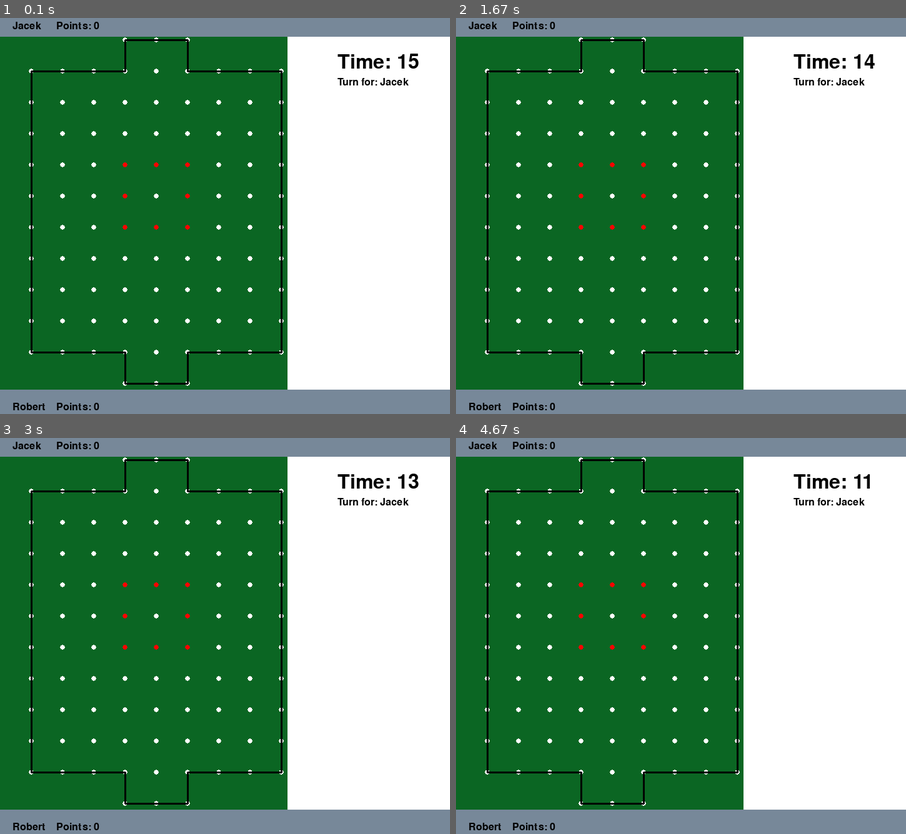
Above: before the commit, frames 1-4 (two rows, left to right).
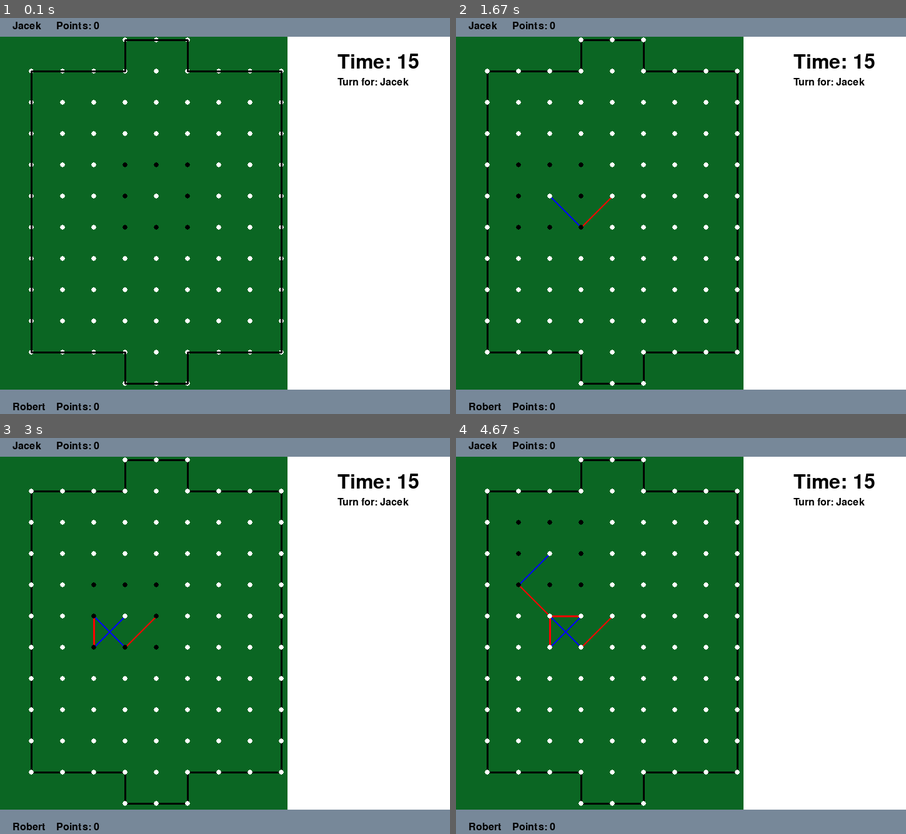
Above: after the commit, the same moments.

Repository: KWeselski/pygame_paper_soccer
Game: pygame game, started from main.py
The game is run twice, just before and just after one commit, with the same random seed, the same clock (stepped at 60 frames per second) and the same inputs.
Inputs:
- Up to frame 1 (0.1 s): no input
- Up to frame 2 (1.67 s): tap 1 at 0.33 s
- Up to frame 3 (3 s): tap 2 at 1.67 s
- Up to frame 4 (4.67 s): tap 4 at 3.07 s; tap 7 at 3.4 s

The runs differ from the first frame. In frame 1, less than 0.1% of the frame differs, in the area x 27-43%, y 36-54%; in frame 2, 0.4%; in frame 3, 0.4%; in frame 4, 0.6%, in the area x 6-94%, y 5-93%.

Commit message:
Add a star algorithm

Diff:
--- a/main.py
+++ b/main.py
@@ -5,6 +5,7 @@
 import random
 import collections
 import sys
+import numpy as np
 
 class Points():
     """
@@ -34,8 +35,21 @@
         self.turn = turn
         self.points = points
 
-
-
+class Node():
+
+    def __init__(self,parent=None, position=None):
+        self.parent = parent
+        self.position = position
+
+        self.g = 0
+        self.h = 0
+        self.f = 0
+
+    def __eq__(self, other):
+        return self.position == other.position
+
+    def __repr__(self):
+        return str((self.position))
 pygame.init()
 
 WINDOWWIDTH = 720
@@ -76,13 +90,15 @@
 LINES = [] #ALL ACTIVE LINE ON BOARD
 liny =[]
 PLAYERS = [] #PLAYERS
-
+Squares = []
+point_pos_cords = []
 #ACTIVE STATEMENTS
 active_player=None
 unactive_player=None
 possible_moves = True
 someone_won = False
 
+previous_position = (0,0)
 
 DISPLAYSURF.fill(FOREST)
 
@@ -116,6 +132,7 @@
         for idx,point in enumerate(POINTS_pos):
             if x == idx:
                 points_in.append(point)
+
         for x in range(0,len(points_in)-1):
             start = (points_in[x].point_pos.centerx,points_in[x].point_pos.centery) #Start point
             end = (points_in[x+1].point_pos.centerx,points_in[x+1].point_pos.centery) #End point
@@ -123,12 +140,12 @@
             pygame.draw.line(DISPLAYSURF,BLACK,line[0],line[1],3) #Draw line beetween points
             LINES.append(line) #Add line to existing lines
 
-
 def draw_line_in_court(list_):
     """
     The function draws lines between points.
     The points are found after the indices in the received list.
     """
+
     points_in = []
     for idx,point in enumerate(POINTS_pos):
         if idx in list_:
@@ -139,7 +156,6 @@
             line = (start,end)
             pygame.draw.line(DISPLAYSURF,BLACK,line[0],line[1],3)
             LINES.append(line)
-
 
 def draw_points():
     """
@@ -169,6 +185,77 @@
             cnt+=1
         cnt -= 1
 
+def get_all_lines():
+    all_lines = []
+    for x in POINTS_pos:
+        current_point = x
+                        #clear_display(POINTS_pos)
+        near = find_near_points(current_point.point_pos)
+        for elem in near:
+            all_lines.append((current_point.cords,elem.cords))
+            all_lines.append((elem.cords,current_point.cords))
+    all_lines = removeDuplicates(all_lines)
+    all_lines = list(set(all_lines)- set(LINES))
+    return all_lines
+
+def A_star_alg(lines, start_point, end_point):
+
+    start_node = Node(None,start_point)
+    start_node.g = start_node.h = start_node.f = 0
+    end_node = Node(None,end_point)
+    end_node.g = end_node.h = end_node.f = 0
+    all_lines_ = get_all_lines()
+    open_list = []
+    closed_list = []
+
+    open_list.append(start_node)
+
+    while len(open_list) > 0:
+
+        current_node = open_list[0]
+        current_index = 0
+        for index, item in enumerate(open_list):
+            if item.f < current_node.f:
+                current_node = item
+                current_index = index
+
+        open_list.pop(current_index)
+        closed_list.append(current_node)
+
+        if current_node == end_node:
+            path = []
+            current = current_node
+            while current is not None:
+                path.append(current.position)
+                current = current.parent
+            return path[::-1]
+
+        children = []
+        for new_position in [(-50,-50),(-50,0),(-50,50),(-50,0),(0,50),(50,-50),(50,0),(50,50)]:
+            node_position = (current_node.position[0] + new_position[0],current_node.position[1]+new_position[1])
+
+            new_node = Node(current_node, node_position)
+            tuple_new_node = (current_node.position,node_position)
+
+            if (tuple_new_node[0],tuple_new_node[1]) and (tuple_new_node[1],tuple_new_node[0]) not in all_lines_:
+                print('Linia jest juz utworzona', tuple_new_node)
+                continue
+            children.append(new_node)
+
+        for child in children:
+
+            for closed_child in closed_list:
+                if child == closed_child:
+                    continue
+            child.g = current_node.g + 1
+            child.h = ((child.position[0] - end_node.position[0]) ** 2) + ((child.position[1] - end_node.position[1]) ** 2)
+            child.f = child.g + child.h
+
+            for open_node in open_list:
+                if child == open_node and child.g > open_node.g:
+                    continue
+
+            open_list.append(child)
 
 def clear_display(points_):
     """
@@ -197,6 +284,7 @@
     for idx,obj in enumerate(POINTS_pos):
         if obj.point_radius.collidepoint(mouse_cords):
             print(idx)
+            print(obj.cords)
 
 def find_near_points(point_p):
 
@@ -212,10 +300,7 @@
             if n == cords_near:
                 near_n.append(obj)
     for obj in near_n:
-        if player1.turn == True:
-            obj.draw_point((obj.point_pos.centerx, obj.point_pos.centery),RED)
-        else:
-            obj.draw_point((obj.point_pos.centerx, obj.point_pos.centery),BLUE)
+        obj.draw_point((obj.point_pos.centerx, obj.point_pos.centery),BLACK)
     return near_n
 
 def change_turn():
@@ -226,6 +311,7 @@
     else:
         player1.turn=False
         player2.turn=True
+
 def clear_lines(LINES):
     DISPLAYSURF.fill(FOREST)
 
@@ -247,8 +333,48 @@
     current_point = pick_another_point(current_point,True)
     return current_point
 
-
-def pick_another_point(point_x , bot=False):
+def name_moves(list_moves):
+    dict_moves = {}
+    for idx,x in enumerate(list_moves):
+        if x == (-50,50):
+            dict_moves['7'] = x
+        if x == (0,50):
+            dict_moves['8'] = x
+        if x == (50,50):
+            dict_moves['9'] = x
+        if x == (-50,0):
+            dict_moves['4'] = x
+        if x == (50,0):
+            dict_moves['6'] = x
+        if x == (-50,-50):
+            dict_moves['1'] = x
+        if x == (0,-50):
+            dict_moves['2'] = x
+        if x == (50,-50):
+            dict_moves['3'] = x
+    return dict_moves
+
+def print_board():
+    global Squares
+    square_z = np.zeros((2,2))
+    #goal_points_idx = [(1,4),(1,5),(1,6),(12,4),(12,5),(12,6)] #Points in gates
+    cnt = 0
+    for i in range(1,boardwidth+2):
+        for z in range(1,boardheight+2):
+            if (z,i) in point_for_skip:
+                continue
+            if cnt%2 == 0:
+                Squares.append(square_z)
+            else:
+                Squares.append(square_z)
+            cnt+=1
+        cnt -= 1
+    return Squares
+
+def minimax(board,depth,maximizingPlayer):
+    pass
+
+def pick_another_point(point_x , bot=False,key=None):
     global current_point
     global frame_count
     global active_player
@@ -256,11 +382,35 @@
     global possible_moves
 
     neigh = find_near_points(point_x)
+
+    pos_moves = []
+    for x in neigh:
+            tuple_current = (point_x.centerx,point_x.centery)
+            r = tuple(map(lambda i,j: i - j,x.cords ,tuple_current))
+            pos_moves.append(r)
+    pos_moves = name_moves(pos_moves)
+
     if bot is True:
-        neigh_choice = random.choice(neigh)
-        mouse_cords = neigh_choice.cords
+        global previous_position
+        end = (250,50)
+
+        start_pos = (point_x.centerx,point_x.centery)
+        print(start_pos)
+
+        path = A_star_alg(POINTS_pos, start_pos, end)
+        print('Sciezka',path)
+        #choice = path[0
+        #mouse_cords = tuple(map(lambda i,j: i + j,(point_x.centerx,point_x.centery) ,pos_moves[choice]))
+        mouse_cords = path[1]
+        path = path[1:]
+        previous_position = start_pos
+        print("Bot wykonał ruch: ",mouse_cords)
     else:
         mouse_cords = (mouse_x,mouse_y)
+    if key is not None:
+
+        mouse_cords = tuple(map(lambda i,j: i + j,(point_x.centerx,point_x.centery) ,pos_moves[k]))
+        print(mouse_cords)
     for obj in neigh:
         if obj.point_radius.collidepoint(mouse_cords):
             obj.checked = True
@@ -294,7 +444,7 @@
                 for x in POINTS_pos:
                     if x.cords == end_point:
                         current_point = x
-                        #clear_display(POINTS_pos)
+                        clear_display(POINTS_pos)
                         near = find_near_points(current_point.point_pos)
                         for elem in near:
                             possible_lines.append((current_point.cords,elem.cords))
@@ -348,11 +498,15 @@
         player1.turn = True
         frame_count=0
         LINES = []
+
+        point_pos_cords.clear()
         BALL = (250,300) #Startowa pozycja
         draw_points() #Rozrysuj punkty i in radius aby były łatwiejsze do wybierania
         draw_court(POINTS_pos)
         current_point = check_position(BALL,POINTS_pos)
 
+        for x in POINTS_pos:
+            point_pos_cords.append(x.cords)
         pick_another_point(current_point,False)
         LINES = removeDuplicates(LINES)
 
@@ -414,8 +568,34 @@
         elif event.type == MOUSEBUTTONUP:
             current_point = pick_another_point(current_point,False)
 
+        # NUMPAD
         elif event.type == KEYDOWN:
-            pass
+            if event.key == K_KP1:
+                k='7'
+                current_point = pick_another_point(current_point,False,k)
+            if event.key == K_KP2:
+                k='8'
+                current_point = pick_another_point(current_point,False,k)
+            if event.key == K_KP3:
+                k='9'
+                current_point = pick_another_point(current_point,False,k)
+            if event.key == K_KP4:
+                k='4'
+                current_point = pick_another_point(current_point,False,k)
+            if event.key == K_KP5:
+                get_all_lines()
+            if event.key == K_KP6:
+                k='6'
+                current_point = pick_another_point(current_point,False,k)
+            if event.key == K_KP7:
+                k='1'
+                current_point = pick_another_point(current_point,False,k)
+            if event.key == K_KP8:
+                k='2'
+                current_point = pick_another_point(current_point,False,k)
+            if event.key == K_KP9:
+                k='3'
+                current_point = pick_another_point(current_point,False,k)
 
 
         elif event.type == KEYUP:
